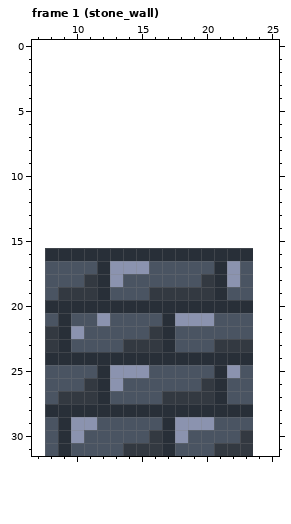
Pixel-art file, stored at images/tiles/tiles.aseprite. This is how it looked before the edit.
16x16 pixels, 3 frames. Shown: frame 1 (stone_wall): x 7..25, y 0..31. The old version is drawn lined up with the new one, on the new canvas. The commit also changed other frames, which this record leaves out.
After the commit:
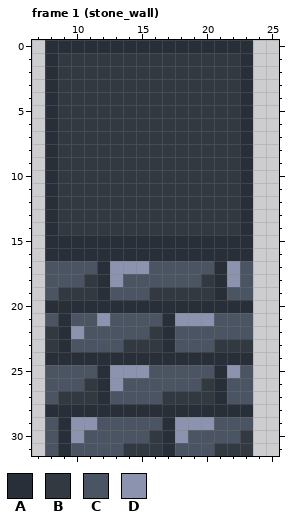
Palette (. is transparent): A #282f38  B #333941  C #4a5462  D #8b93af
The edit:
canvas 16x16 -> 32x32, the old top-left corner now at 8,16
Frame 1 (stone_wall):
Colour A is added in row 0 at x 8 to 23; in rows 1 to 14 at x 8 and 23; in row 15 at x 8 to 23.
Colour B is added in rows 1 to 14 at x 9 to 22.
